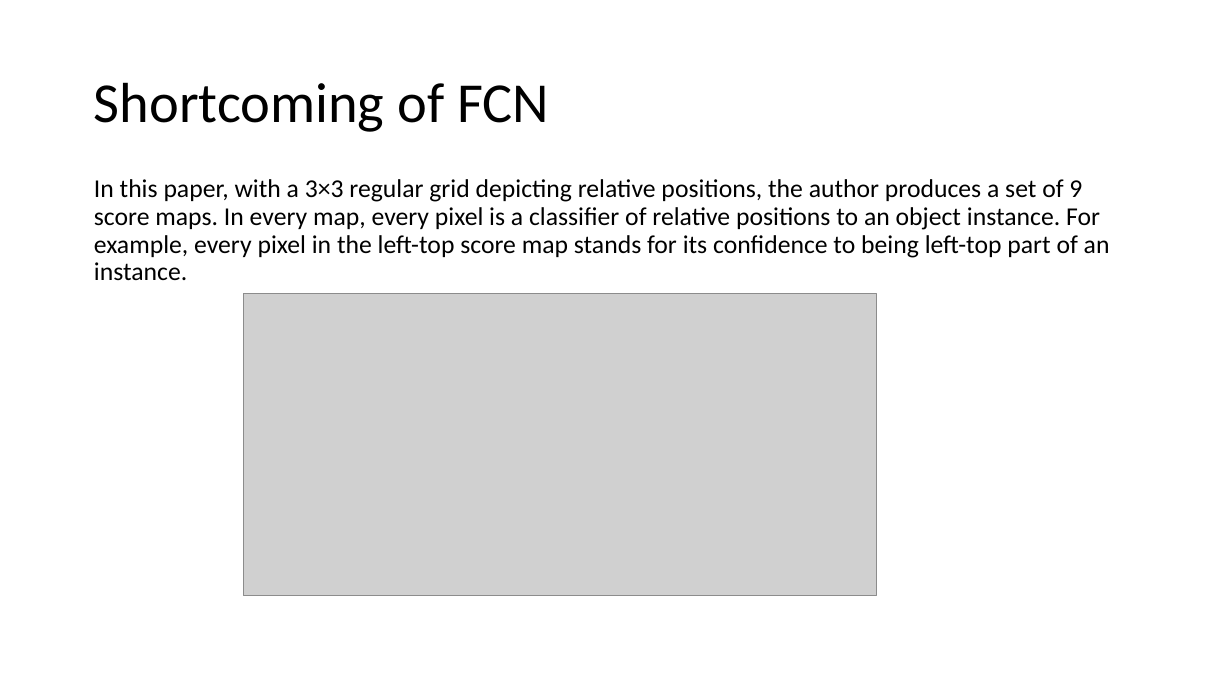
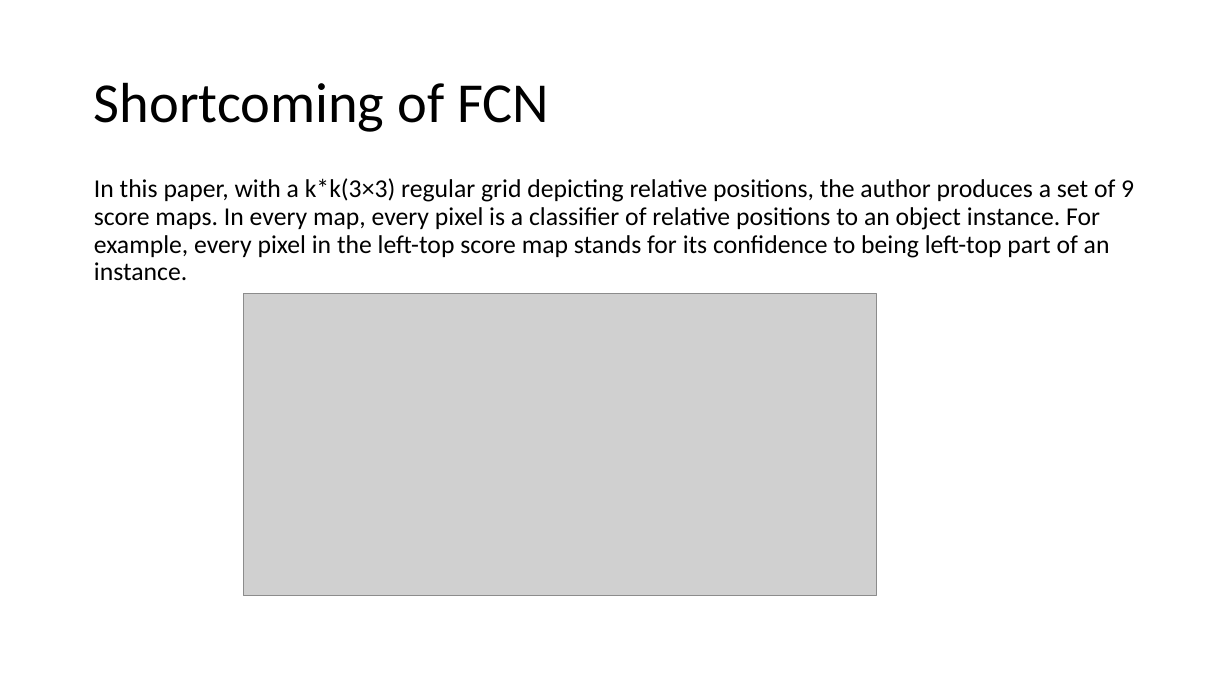
Before and after one commit to ZHAOZHIHAO/zhaozhihao.github.io, a slide deck: slide 16 of Image Segmentation with CNN.pptx. Drawn at 1232x693 pixels with LibreOffice and Linux fonts; fonts in the diff are those of the drawing; grey boxes stand for pictures. Boxes give left, top, right and bottom in pixels: in the first picture for what was removed or moved away, otherwise in the second. Text is boxed around its words. In the diff, an @@ line names an element or a change of style, - is before the commit and + after.

```diff
--- a/Image Segmentation with CNN.pptx
+++ b/Image Segmentation with CNN.pptx
@@ text at (94,178,1134,280): text changed @@
-In this paper, with a 3×3 regular grid depicting relative positions, the author produces a set of 9 score maps. In every map, every pixel is a classifier of relative positions to an object instance. For example, every pixel in the left-top score map stands for its confidence to being left-top part of an instance.
+In this paper, with a k*k(3×3) regular grid depicting relative positions, the author produces a set of 9 score maps. In every map, every pixel is a classifier of relative positions to an object instance. For example, every pixel in the left-top score map stands for its confidence to being left-top part of an instance.
```
Also in this commit, not shown: 2 other slides changed, 2 slides added, 1 slide removed.
